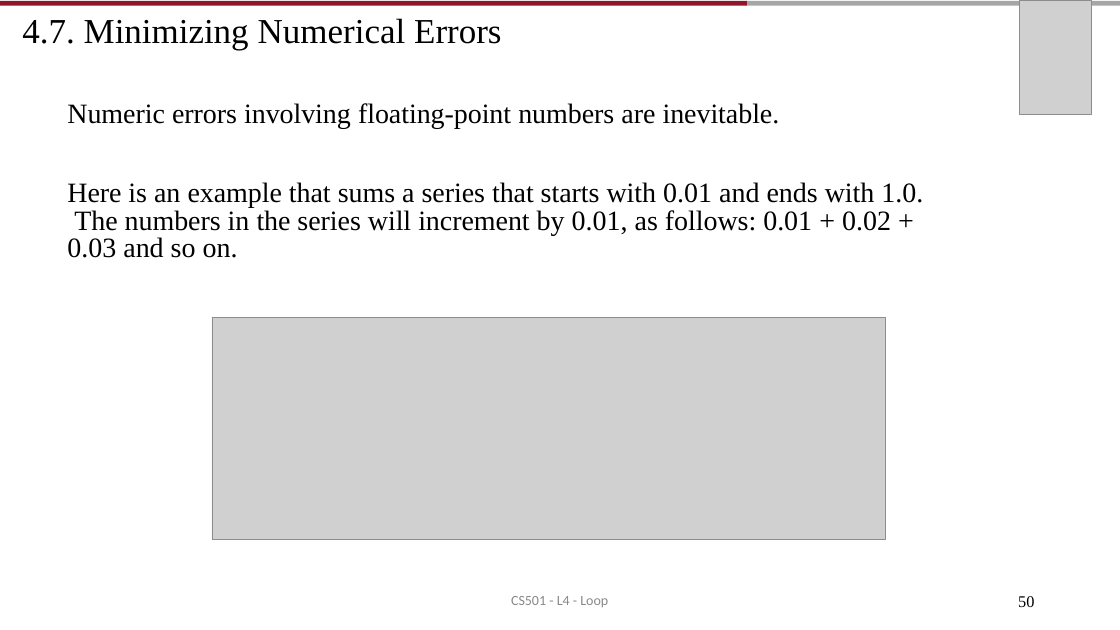
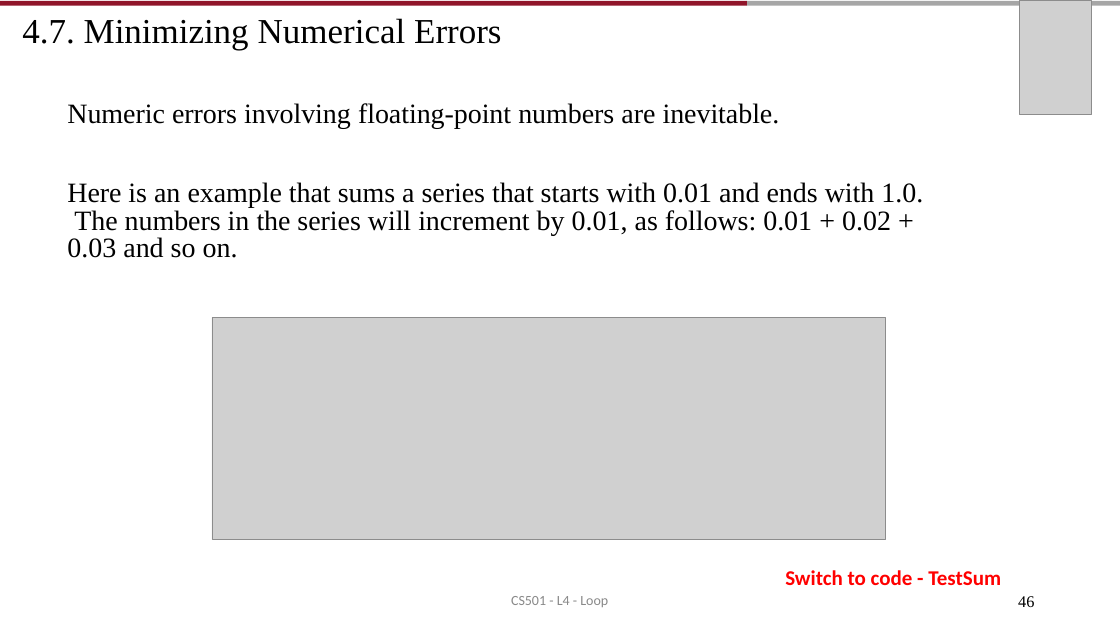
Before and after one commit to AughdonBreslin/CS501IntroToJava, a slide deck: slide 46 of Lectures/4_Loop_V1.pptx (slide 50 before the commit). Drawn at 1120x630 pixels with LibreOffice and Linux fonts; fonts in the diff are those of the drawing; grey boxes stand for pictures. Boxes give left, top, right and bottom in pixels: in the first picture for what was removed or moved away, otherwise in the second. Text is boxed around its words. In the diff, an @@ line names an element or a change of style, - is before the commit and + after.

```diff
--- a/Lectures/4_Loop_V1.pptx
+++ b/Lectures/4_Loop_V1.pptx
@@ text added at (785, 570, 1001, 585), 18 pt, text #FF0000, bold @@
+Switch to code - TestSum
@@ page number at (1018, 596, 1034, 607): text changed @@
-50
+46
```
Also in this commit, not shown: 7 other slides changed, 4 slides removed, 40 other files.
